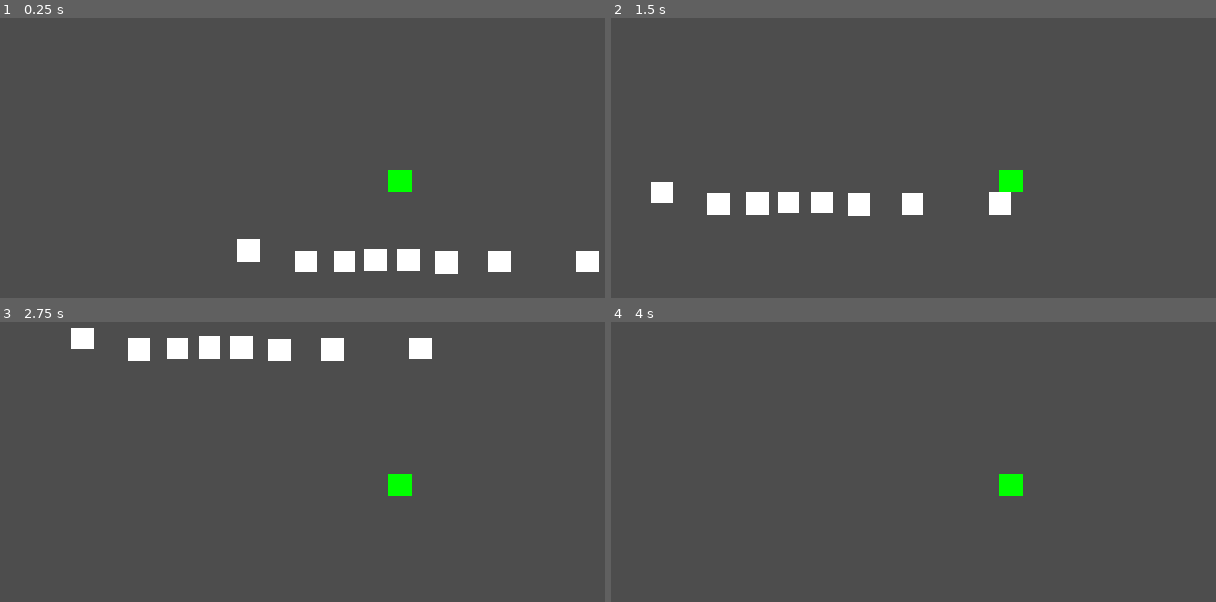
Above: before the commit, frames 1-4 (two rows, left to right).
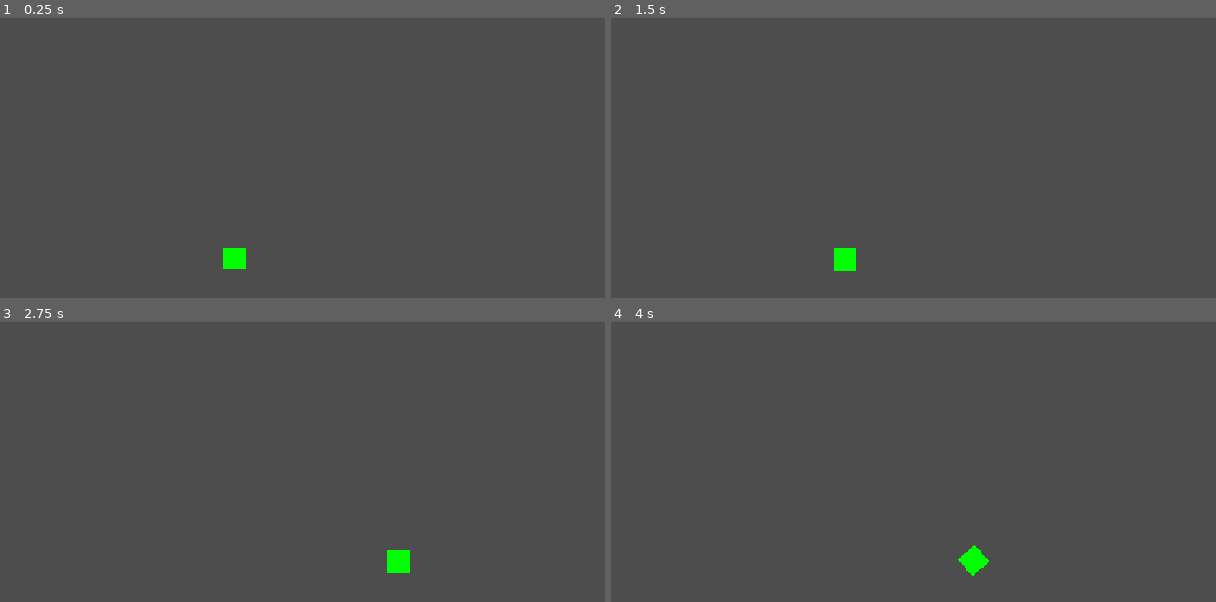
Above: after the commit, the same moments.

Repository: boxboy523/Post-Apocalypse-Constellation
Game: Godot game, scene res://main.tscn
Two runs of this game, one before a commit and one after it. Both use one fixed random seed, a clock stepped at 60 frames per second and the inputs below.
Inputs:
- Up to frame 1 (0.25 s): no input
- Up to frame 2 (1.5 s): tap Enter (ui_accept) at 0.5, 0.77, 1.07 s; hold 1 (choose_path_1, bound only after the commit) 0.53-1.28 s; hold Right (ui_right) from 0.53 s (still down); tap 2 (choose_path_2, bound only after the commit) at 0.8, 1.35 s
- Up to frame 3 (2.75 s): tap Enter (ui_accept) at 1.52, 1.82, 2.3 s; tap Space (start_path, bound only after the commit) at 1.55 s; release Right (ui_right) at 2.03 s; hold Left (ui_left) from 2.03 s (still down); hold Space (start_path, bound only after the commit) from 2.03 s (still down)
- Up to frame 4 (4 s): release Left (ui_left) at 2.78 s; release Space (start_path, bound only after the commit) at 2.78 s; hold Right (ui_right) from 2.78 s (still down); tap Enter (ui_accept) at 2.85, 3.02, 3.32, 3.77 s; tap 1 (choose_path_1, bound only after the commit) at 3.05 s; hold 1 (choose_path_1, bound only after the commit) from 3.53 s (still down); tap 2 (choose_path_2, bound only after the commit) at 3.8 s

The runs differ from the first frame. In frame 1, 2.8% of the frame differs, in the area x 36-100%, y 54-92%; in frame 2, 2.9%; in frame 3, 3.0%, in the area x 11-72%, y 2-90%; in frame 4, 0.6%.

Commit message:
path movement

Diff:
--- a/godot/main.tscn
+++ b/godot/main.tscn
@@ -1,33 +1,39 @@
 [gd_scene format=3 uid="uid://bxydsb3ub7npf"]
 
 [ext_resource type="PackedScene" uid="uid://oj0oouh4mwtt" path="res://player.tscn" id="1_0xm2m"]
-[ext_resource type="PackedScene" uid="uid://nh208vrke0dq" path="res://block.tscn" id="2_h2yge"]
+[ext_resource type="Script" uid="uid://cp7v1qqq58odj" path="res://player.gd" id="2_lquwl"]
+
+[sub_resource type="Curve2D" id="Curve2D_lquwl"]
+_data = {
+"points": PackedVector2Array(0, 0, 0, 0, 337, 437, 0, 0, 0, 0, 631, 434, 0, 0, 0, 0, 718, 501)
+}
+point_count = 3
+
+[sub_resource type="Curve2D" id="Curve2D_7mycd"]
+_data = {
+"points": PackedVector2Array(0, 0, 0, 0, 337, 437, 0, 0, 0, 0, 631, 434, 0, 0, 0, 0, 701, 371)
+}
+point_count = 3
 
 [node name="Main" type="Node2D" unique_id=1160899106]
 
-[node name="Player" parent="." unique_id=1675211555 instance=ExtResource("1_0xm2m")]
-position = Vector2(556, 328)
+[node name="Player" parent="." unique_id=1675211555 node_paths=PackedStringArray("path_choices") instance=ExtResource("1_0xm2m")]
+position = Vector2(338, 436)
+script = ExtResource("2_lquwl")
+path_choices = [NodePath("../PathDown/PathFollowDown"), NodePath("../PathUp/PathFollowUp")]
 
-[node name="Block" parent="." unique_id=560276513 instance=ExtResource("2_h2yge")]
-position = Vector2(338, 457)
+[node name="PathDown" type="Path2D" parent="." unique_id=832966303]
+curve = SubResource("Curve2D_lquwl")
 
-[node name="Block2" parent="." unique_id=2107557888 instance=ExtResource("2_h2yge")]
-position = Vector2(476, 472)
+[node name="PathFollowDown" type="PathFollow2D" parent="PathDown" unique_id=429237988]
+position = Vector2(337, 437)
+rotation = -0.0102037275
+loop = false
 
-[node name="Block3" parent="." unique_id=1904938371 instance=ExtResource("2_h2yge")]
-position = Vector2(825, 472)
+[node name="PathUp" type="Path2D" parent="." unique_id=414682385]
+curve = SubResource("Curve2D_7mycd")
 
-[node name="Block4" parent="." unique_id=862349046 instance=ExtResource("2_h2yge")]
-position = Vector2(699, 473)
-
-[node name="Block5" parent="." unique_id=438339812 instance=ExtResource("2_h2yge")]
-position = Vector2(521, 471)
-
-[node name="Block6" parent="." unique_id=794489024 instance=ExtResource("2_h2yge")]
-position = Vector2(568, 471)
-
-[node name="Block7" parent="." unique_id=1743965813 instance=ExtResource("2_h2yge")]
-position = Vector2(622, 474)
-
-[node name="Block8" parent="." unique_id=480744086 instance=ExtResource("2_h2yge")]
-position = Vector2(420, 473)
+[node name="PathFollowUp" type="PathFollow2D" parent="PathUp" unique_id=108091815]
+position = Vector2(337, 437)
+rotation = -0.0102037275
+loop = false
--- a/godot/player.gd
+++ b/godot/player.gd
@@ -1,25 +1,40 @@
 extends CharacterBody2D
 
+@export var path_choices: Array[PathFollow2D] = []
 
-const SPEED = 300.0
-const JUMP_VELOCITY = -400.0
+const SPEED = 200.0
+var idx = 0
+enum State {ON_PATH, TO_PATH, READY}
+var state = State.TO_PATH
 
+func follow(follower: PathFollow2D) -> void:
+	#get_parent().remove_child(self)
+	var new_follower = follower
+	reparent(new_follower, true)
+	state = State.TO_PATH
 
-func _physics_process(delta: float) -> void:
-	# Add the gravity.
-	if not is_on_floor():
-		velocity += get_gravity() * delta
+func _process(delta: float) -> void:
+	if not (get_parent() is PathFollow2D):
+		return
+	var follower := get_parent() as PathFollow2D
+	var path = follower.get_parent() as Path2D
+	print(str(position))
+	match state:
+		State.ON_PATH:
+			if follower and follower.progress_ratio < 1.0:
+				print(str(follower.progress_ratio))
+				follower.progress += SPEED * delta
+		State.TO_PATH:
+			position = position.move_toward(Vector2.ZERO, SPEED * delta)
+			if position == Vector2.ZERO:
+				state = State.READY
+		_:
+			pass
 
-	# Handle jump.
-	if Input.is_action_just_pressed("ui_accept") and is_on_floor():
-		velocity.y = JUMP_VELOCITY
-
-	# Get the input direction and handle the movement/deceleration.
-	# As good practice, you should replace UI actions with custom gameplay actions.
-	var direction := Input.get_axis("ui_left", "ui_right")
-	if direction:
-		velocity.x = direction * SPEED
-	else:
-		velocity.x = move_toward(velocity.x, 0, SPEED)
-
-	move_and_slide()
+func _unhandled_input(event: InputEvent) -> void:
+	if event.is_action_pressed("choose_path_1"):
+		follow(path_choices[0])
+	elif event.is_action_pressed("choose_path_2"):
+		follow(path_choices[1])
+	if event.is_action_pressed("start_path") and state == State.READY:
+		state = State.ON_PATH
--- a/godot/player.tscn
+++ b/godot/player.tscn
@@ -1,9 +1,8 @@
 [gd_scene format=3 uid="uid://oj0oouh4mwtt"]
 
-[ext_resource type="Script" uid="uid://cp7v1qqq58odj" path="res://player.gd" id="1_4flbx"]
-
-[sub_resource type="RectangleShape2D" id="RectangleShape2D_sh265"]
-size = Vector2(32, 32)
+[sub_resource type="GDScript" id="GDScript_sh265"]
+script/source = "extends CharacterBody2D
+"
 
 [sub_resource type="Gradient" id="Gradient_sh265"]
 colors = PackedColorArray(0, 1, 0, 1, 0, 1, 0, 1)
@@ -14,12 +13,7 @@
 height = 32
 
 [node name="Player" type="CharacterBody2D" unique_id=1675211555]
-script = ExtResource("1_4flbx")
-
-[node name="CollisionShape2D" type="CollisionShape2D" parent="." unique_id=1027453410]
-shape = SubResource("RectangleShape2D_sh265")
+script = SubResource("GDScript_sh265")
 
 [node name="Sprite2D" type="Sprite2D" parent="." unique_id=1367374429]
 texture = SubResource("GradientTexture2D_sweqy")
-
-[node name="Camera2D" type="Camera2D" parent="." unique_id=263254464]
--- a/godot/project.godot
+++ b/godot/project.godot
@@ -20,6 +20,24 @@
 window/stretch/mode="canvas_items"
 window/stretch/aspect="expand"
 
+[input]
+
+choose_path_1={
+"deadzone": 0.2,
+"events": [Object(InputEventKey,"resource_local_to_scene":false,"resource_name":"","device":16,"window_id":0,"alt_pressed":false,"shift_pressed":false,"ctrl_pressed":false,"meta_pressed":false,"pressed":false,"keycode":0,"physical_keycode":49,"key_label":0,"unicode":0,"location":0,"echo":false,"script":null)
+]
+}
+choose_path_2={
+"deadzone": 0.2,
+"events": [Object(InputEventKey,"resource_local_to_scene":false,"resource_name":"","device":16,"window_id":0,"alt_pressed":false,"shift_pressed":false,"ctrl_pressed":false,"meta_pressed":false,"pressed":false,"keycode":0,"physical_keycode":50,"key_label":0,"unicode":0,"location":0,"echo":false,"script":null)
+]
+}
+start_path={
+"deadzone": 0.2,
+"events": [Object(InputEventKey,"resource_local_to_scene":false,"resource_name":"","device":16,"window_id":0,"alt_pressed":false,"shift_pressed":false,"ctrl_pressed":false,"meta_pressed":false,"pressed":false,"keycode":0,"physical_keycode":32,"key_label":0,"unicode":0,"location":0,"echo":false,"script":null)
+]
+}
+
 [physics]
 
 3d/physics_engine="Jolt Physics"
--- /dev/null
+++ b/godot/slope_down.tscn
@@ -0,0 +1,16 @@
+[gd_scene format=3 uid="uid://djwg5q58v7ukq"]
+
+[ext_resource type="Texture2D" uid="uid://c7c6n1rdaarlv" path="res://slope.png" id="1_2pvnd"]
+
+[sub_resource type="ConvexPolygonShape2D" id="ConvexPolygonShape2D_d0284"]
+points = PackedVector2Array(16, 16, -16, 16, -16, -16)
+
+[node name="SlopeUp" type="StaticBody2D" unique_id=1806238678]
+collision_layer = 4
+
+[node name="CollisionShape2D" type="CollisionShape2D" parent="." unique_id=1397082932]
+shape = SubResource("ConvexPolygonShape2D_d0284")
+
+[node name="Sprite2D" type="Sprite2D" parent="." unique_id=927114535]
+texture = ExtResource("1_2pvnd")
+flip_h = true
--- /dev/null
+++ b/godot/slope_up.tscn
@@ -0,0 +1,16 @@
+[gd_scene format=3 uid="uid://cos4byyb3fm64"]
+
+[ext_resource type="Texture2D" uid="uid://c7c6n1rdaarlv" path="res://slope.png" id="1_aj0rd"]
+
+[sub_resource type="ConvexPolygonShape2D" id="ConvexPolygonShape2D_d0284"]
+points = PackedVector2Array(16, 16, -16, 16, 16, -16)
+
+[node name="SlopeUp" type="StaticBody2D" unique_id=1806238678]
+collision_layer = 2
+collision_mask = 2
+
+[node name="CollisionShape2D" type="CollisionShape2D" parent="." unique_id=1397082932]
+shape = SubResource("ConvexPolygonShape2D_d0284")
+
+[node name="Sprite2D" type="Sprite2D" parent="." unique_id=927114535]
+texture = ExtResource("1_aj0rd")
Binary file added: godot/slope.png
Not shown, added: godot/slope.png.import
